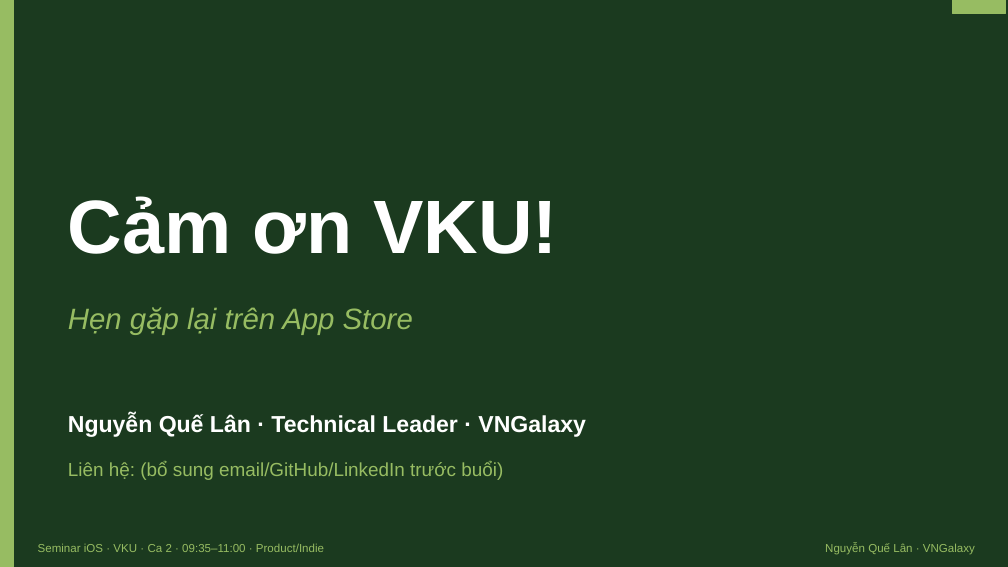
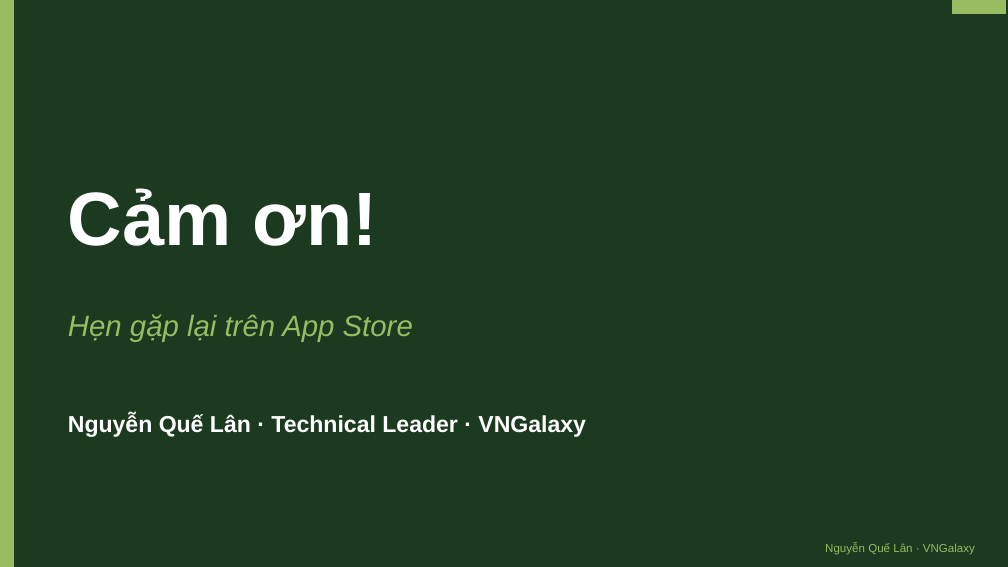
Before and after one commit to lantuyan/vku-semini-01, a slide deck: slide 31 of seminar-ios-vku-ca2.pptx. Drawn at 1008x567 pixels with LibreOffice and Linux fonts; fonts in the diff are those of the drawing. Boxes give left, top, right and bottom in pixels: in the first picture for what was removed or moved away, otherwise in the second. Text is boxed around its words. In the diff, an @@ line names an element or a change of style, - is before the commit and + after.

```diff
--- a/seminar-ios-vku-ca2.pptx
+++ b/seminar-ios-vku-ca2.pptx
@@ text at box(68, 188, 378, 246): text changed @@
-Cảm ơn VKU!
+Cảm ơn!
@@ text "Hẹn gặp lại trên App ...": place and size @@
-text "Hẹn gặp lại trên App ..." at box(68, 307, 413, 335)
+text "Hẹn gặp lại trên App ..." at box(68, 314, 413, 342)
@@ text removed at box(68, 461, 503, 480) @@
-Liên hệ: (bổ sung email/GitHub/LinkedIn trước buổi)
@@ text removed at box(38, 543, 324, 552) @@
-Seminar iOS · VKU · Ca 2 · 09:35–11:00 · Product/Indie
```
Also in this commit, not shown: 22 other slides changed, 8 slides added, 8 slides removed, 8 other files.
